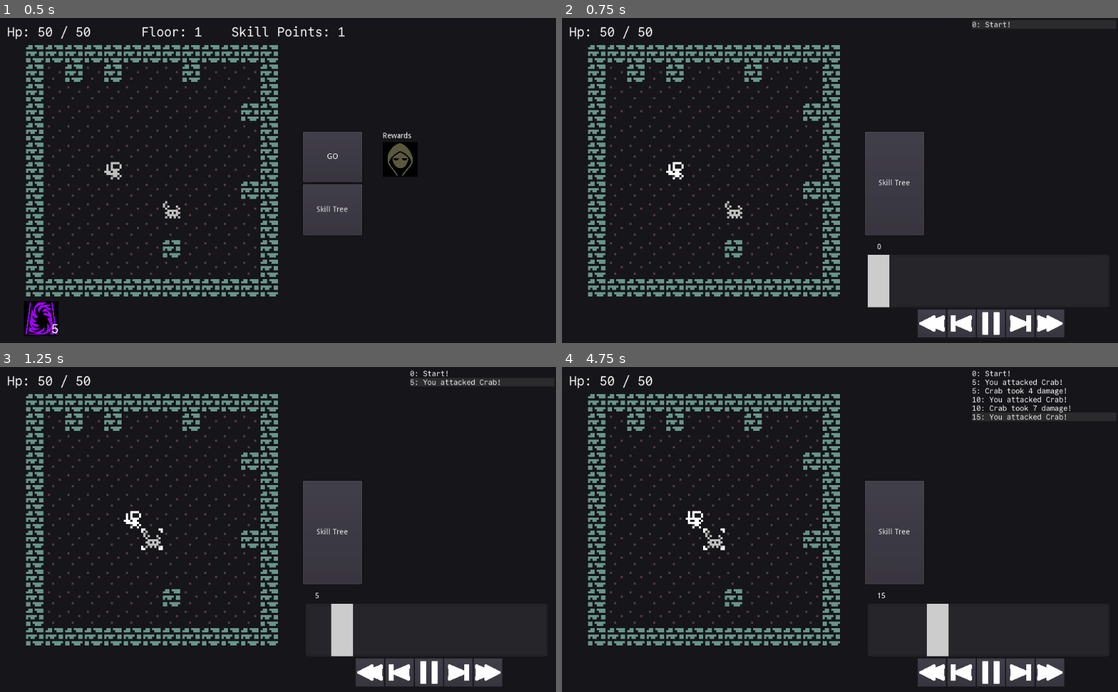
Above: before the commit, frames 1-4 (two rows, left to right).
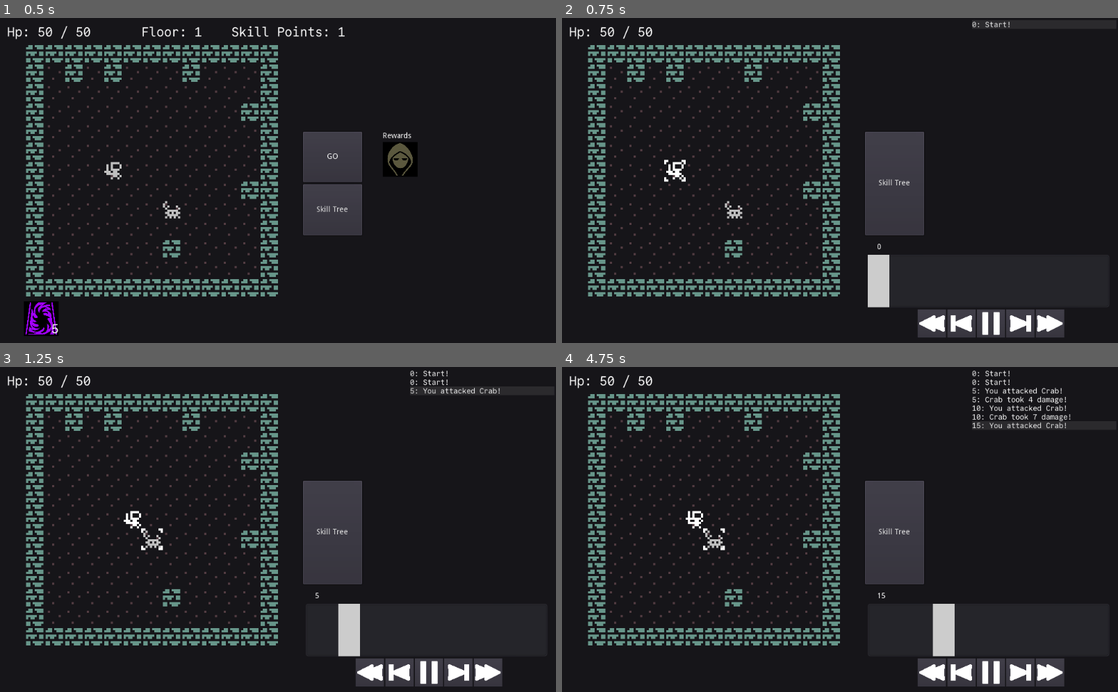
Above: after the commit, the same moments.

Repository: redxaxder/7DRL2024
Game: Godot game, scene res://main.tscn
The game is run twice, just before and just after one commit, with the same random seed, the same clock (stepped at 60 frames per second) and the same inputs.
Inputs (mouse positions are in pixels of both pictures, inside the frame that each line leads up to):
- Up to frame 1 (0.5 s): no input
- Up to frame 2 (0.75 s): click "GO" at 0.5 s
- Up to frame 3 (1.25 s): no input
- Up to frame 4 (4.75 s): click (934, 672) at 1.25 s; click (934, 672) at 2 s; click (990, 672) at 2.75 s; click (1017, 672) at 3.5 s; click (990, 672) at 4.25 s

Frame 1 is identical in both runs. In frame 2, less than 0.1% of the frame differs, in the area x 18-23%, y 43-51%; in frame 3, 0.7%; in frame 4, 1.2%, in the area x 65-92%, y 3-90%.

Commit message:
added events: miss, move, bloodied, start

Diff:
--- a/data/encounter/EncEvent.gd
+++ b/data/encounter/EncEvent.gd
@@ -1,6 +1,13 @@
 class_name EncEvent
 
 # constructors for events
+static func event_stub(timestamp:int , kind: int) -> EncounterEvent:
+	var evt = EncounterEvent.new()
+	evt.set_script(preload("res://data/encounter/EncounterEvent.gd"))
+	evt.kind = kind
+	evt.timestamp = timestamp
+	return evt
+
 static func move_event(timestamp:int , actor: CombatEntity, move_to: Vector2) -> EncounterEvent:
 	var evt = EncounterEvent.new()
 	evt.set_script(preload("res://data/encounter/EncounterEvent.gd"))
@@ -28,7 +35,7 @@
 static func miss_event(timestamp: int, actor: CombatEntity, target: CombatEntity) -> EncounterEvent:
 	var evt = EncounterEvent.new()
 	evt.set_script(preload("res://data/encounter/EncounterEvent.gd"))
-	evt.kind = EncounterEventKind.Kind.Attack
+	evt.kind = EncounterEventKind.Kind.Miss
 # warning-ignore:return_value_discarded
 	set_actor(evt, actor)
 # warning-ignore:return_value_discarded
@@ -73,6 +80,17 @@
 	evt.element = element
 	return evt
 
+static func bloodied_event(timestamp: int, source: CombatEntity, target: CombatEntity) -> EncounterEvent:
+	var evt = EncounterEvent.new()
+	evt.set_script(preload("res://data/encounter/EncounterEvent.gd"))
+	evt.kind = EncounterEventKind.Kind.Bloodied
+# warning-ignore:return_value_discarded
+	set_target(evt, target)
+# warning-ignore:return_value_discarded
+	set_actor(evt, source)
+	evt.timestamp = timestamp
+	return evt
+
 static func ability_event(timestamp: int, actor: CombatEntity, ability: Ability, target: Vector2, element: int) -> EncounterEvent:
 	var evt = EncounterEvent.new()
 	evt.set_script(preload("res://data/encounter/EncounterEvent.gd"))
--- a/data/encounter/EncounterCore.gd
+++ b/data/encounter/EncounterCore.gd
@@ -1,8 +1,6 @@
 class_name EncounterCore
 
 static func update(state: EncounterState, event: EncounterEvent) -> Array: # [ EncounterEvent ]
-	assert(event.target_location != Vector2(-99999,-99999))
-	assert(event.actor_idx >= 0)
 	var result = []
 	for reactor in state.actors:
 		for reaction in reactor.event_reactions():
@@ -25,17 +23,21 @@
 			result.append_array(handle_ability_activation(state, event))
 		EncounterEventKind.Kind.Damage:
 			assert(event.target_idx >= 0)
-			var target = state.actors[event.target_idx]
-# warning-ignore:narrowing_conversion
-			var modified_damage = get_damage_with_element(state, event)
-			modified_damage = max(modified_damage,1)
-			state.resolve_attack(event.target_idx, modified_damage)
-			if !target.is_alive():
-				var killer = state.actors[event.actor_idx]
-				result.append(EncEvent.death_event(event.timestamp, killer, target))
-		EncounterEventKind.Kind.PrepareReaction:
-			# these do not affect encounter state directly; the driver uses them to queue up AbilityActivations
-			pass
+			var source = state.actors[event.actor_idx]
+			if event.damage >= 0:
+				var target = state.actors[event.target_idx]
+	# warning-ignore:narrowing_conversion
+				var modified_damage = get_damage_with_element(state, event)
+				modified_damage = max(modified_damage,1)
+				var target_was_bloodied = float(target.cur_hp) / float(target.stats.max_hp())
+				state.resolve_attack(event.target_idx, modified_damage)
+				var target_is_bloodied = float(target.cur_hp) / float(target.stats.max_hp())
+				if !target.is_alive():
+					result.append(EncEvent.death_event(event.timestamp, source, target))
+				elif target_is_bloodied and !target_was_bloodied:
+					result.append(EncEvent.bloodied_event(event.timestamp,source, target))
+			else:
+				pass #TODO: healing
 		EncounterEventKind.Kind.StatChange:
 			assert(event.target_idx >= 0)
 			var target = state.actors[event.target_idx]
@@ -43,6 +45,9 @@
 			if !target.is_alive():
 				var killer = state.actors[event.actor_idx]
 				result.append(EncEvent.death_event(event.timestamp, killer, target))
+# other events do not affect encounter state directly. other things can listen for them
+		_: pass
+
 	return result
 
 static func use_ability(actor: CombatEntity, target: Vector2, ability: Ability, timestamp: int) -> Array: # [ EncounterEvent ]
--- a/data/encounter/EncounterDriver.gd
+++ b/data/encounter/EncounterDriver.gd
@@ -6,6 +6,7 @@
 var current_time = 0
 var queue: PriorityQueue
 var cur_state: EncounterState
+var started = false
 
 const REACTION_DELAY = 1 # maybe parameterize this by ability later
 const dirs: Array = [Vector2(1, 0), Vector2(1, 1), Vector2(0, 1), Vector2(-1, 1), Vector2(-1, 0), Vector2(-1, -1), Vector2(0, -1), Vector2(1, -1)]
@@ -54,23 +55,37 @@
 			break
 	if !enemies_alive: return false
 
+	if !started:
+		started = true
+		var player = cur_state.get_player()
+		var start = EncEvent.event_stub(0, EncounterEventKind.Kind.EncounterStart )
+		start.actor_idx = player.entity_index
+		start.target_idx = player.entity_index
+		start.target_location = player.location
+		handle_events([start])
+		return true
 	# 1. grab the first thing in the priority queue
 	var next_up = queue.pop_front()
 	var events = []
-	var actor = null
 	if next_up is Reaction:
 		assert(next_up.trigger_time >= current_time, "time only flows in one direction")
 		current_time = next_up.trigger_time
 		events = fire_reaction(next_up)
-	else:
-		actor = next_up
+		handle_events(events)
+		return true
+	else:
+		var actor = next_up
 		if !actor.is_alive():
 			return true
 		assert(actor.time_spent >= current_time, "time only flows in one direction")
 		current_time = actor.time_spent
 		events = tick_ai(actor)
-
-	# 3. record that event, run it, and run events it triggers
+		handle_events(events)
+		actor.pass_time(int(100.0 / float(actor.stats.speed())))
+		queue.insert(actor, actor.time_spent)
+		return true
+
+func handle_events(events: Array):
 	var reactions_to_prepare = []
 	while events.size() > 0:
 		var evt = events.pop_front()
@@ -96,14 +111,6 @@
 		reaction.target_idx = evt.target_idx
 		reaction.target_location = evt.target_location
 		queue.insert(reaction, reaction.trigger_time)
-
-	# 5. If actor is still alive, re-insert it into the priority queue
-	# if we got here after handling a reaction, the actor is null and we do not reinsert anything
-	if actor != null:
-		actor.pass_time(int(100.0 / float(actor.stats.speed())))
-		queue.insert(actor, actor.time_spent)
-
-	return true
 
 class Reaction extends Resource:
 	var trigger_time: int = -1
--- a/data/encounter/EncounterEventKind.gd
+++ b/data/encounter/EncounterEventKind.gd
@@ -1,12 +1,13 @@
 class_name EncounterEventKind
 
-enum Kind { Attack, Move, Death, AbilityActivation, Damage, PrepareReaction, StatChange }
+enum Kind { Attack, Move, Death, AbilityActivation, Damage, PrepareReaction, StatChange, Miss, Bloodied, EncounterStart }
 
 # Is this event's log message visible by default?
 # this is overriden by show_extra_history=true
 static func is_displayed(kind: int) -> bool:
 	match kind:
 		Kind.Move: return false
+		Kind.Bloodied: return false
 		Kind.PrepareReaction: return false
 		_: return true
 
--- a/data/skills/Activation.gd
+++ b/data/skills/Activation.gd
@@ -22,8 +22,9 @@
 	DamageDealt,
 	DamageRecieved,
 	Death,
+	Movement,
+	Start,
 	#cheap to add
-	# movement
 	# uses ability
 	# misses
 	# encounter start
@@ -39,11 +40,15 @@
 	FilterFocus.Source, # DamageDealt
 	FilterFocus.Target, # DamageRecieved
 	FilterFocus.Target, # Death
+	FilterFocus.Source, # Movement
+	FilterFocus.Source, # Start
 	]
 const FILTER_EVENT = [
 	EncounterEventKind.Kind.Damage, # DamageDealt
 	EncounterEventKind.Kind.Damage, # DamageRecieved
 	EncounterEventKind.Kind.Death, # Death
+	EncounterEventKind.Kind.Move,  # Movement
+	EncounterEventKind.Kind.EncounterStart,  # Start
 	]
 var filter: int = 0
 var filter_actor = SkillsCore.TargetAny # me, ally, enemy, any
--- a/data/skills/SkillTree.gd
+++ b/data/skills/SkillTree.gd
@@ -150,6 +150,18 @@
 		Ability.mod(Stat.Kind.Health, Ability.ModParam.Radius, 100)
 	]
 
+#	-When you move, buff footwork by 1 (min cooldown)
+#	-Deal 10 damage to an enemy in a 5 radius (4 cooldown)
+#	-Deal 5 damage to enemies in a 3 radius aoe around the player
+#	-Deal 10 damage to enemies in a 2 tile radius, 4 range (10 ccooldown)
+#	-Buff brawn by 1 (5 cooldown)
+#	-Whenever an enemy dies, buff guts by 2
+#	-Whenever you miss an enemy, buff eyesight by 2
+#	-Whenever you take  damage, summon a blorb (3 cooldown)
+#	-Whenever you take damage reducing you to less than 25% hp
+#		deal 20 damage to enemies in range 1
+
+
 #	var abil2: Skill = create_ability_skill(build_ability({
 #		"label": SkillName.generate_name(),
 #		"target": SkillsCore.Target.Self,
--- a/playback/ViewHistory.gd
+++ b/playback/ViewHistory.gd
@@ -74,15 +74,21 @@
 
 func event_text(evt: EncounterEvent) -> String:
 	match evt.kind:
+		EncounterEventKind.Kind.EncounterStart:
+			return "{time}: Start!".format(evt.dict())
 		EncounterEventKind.Kind.Attack:
 			if evt.damage > 0:
 				return "{time}: {an} attacked {tn}!".format(evt.dict())
 			else:
 				return "{time}: {an} missed {tn}!".format(evt.dict())
+		EncounterEventKind.Kind.Miss:
+			return "{time}: {an} missed {tn}!".format(evt.dict())
+		EncounterEventKind.Kind.Bloodied:
+			return "{time}: {an} fell to low hp".format(evt.dict())
 		EncounterEventKind.Kind.Death:
 			return "{time}: {tn} died!".format(evt.dict())
 		EncounterEventKind.Kind.Move:
-			return "{time}: {an} moved! -> {loc}".format(evt.dict())
+			return "{time}: {an} moved -> {loc}".format(evt.dict())
 		EncounterEventKind.Kind.AbilityActivation:
 			return "{time}: {an} activated ability {m}".format(evt.dict())
 		EncounterEventKind.Kind.Damage:
--- a/playback/ViewState.tscn
+++ b/playback/ViewState.tscn
@@ -66,6 +66,7 @@
 texture = ExtResource( 6 )
 
 [node name="hp_bar" type="Control" parent="."]
+visible = false
 margin_right = 40.0
 margin_bottom = 40.0
 script = ExtResource( 7 )
